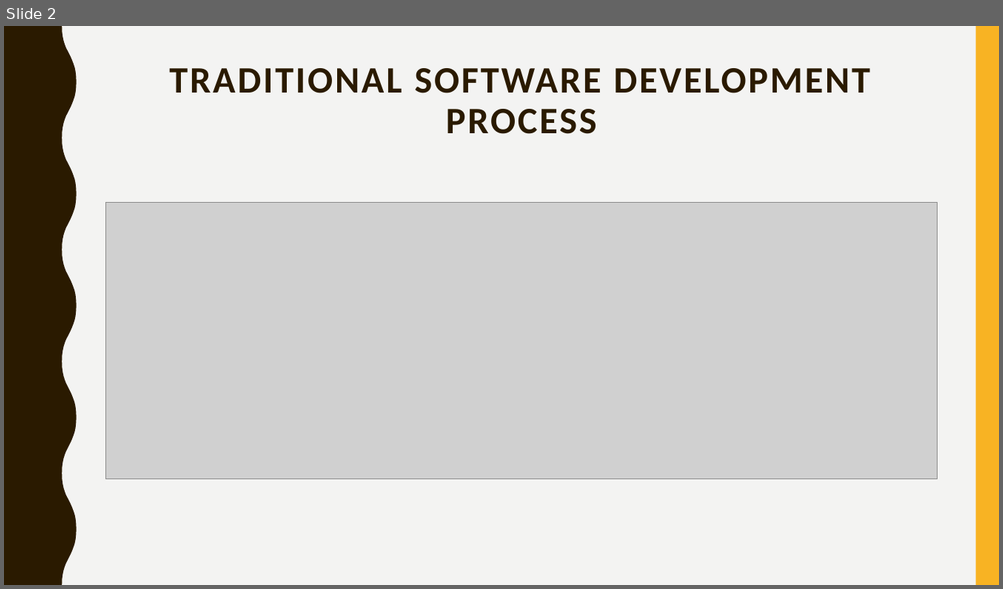
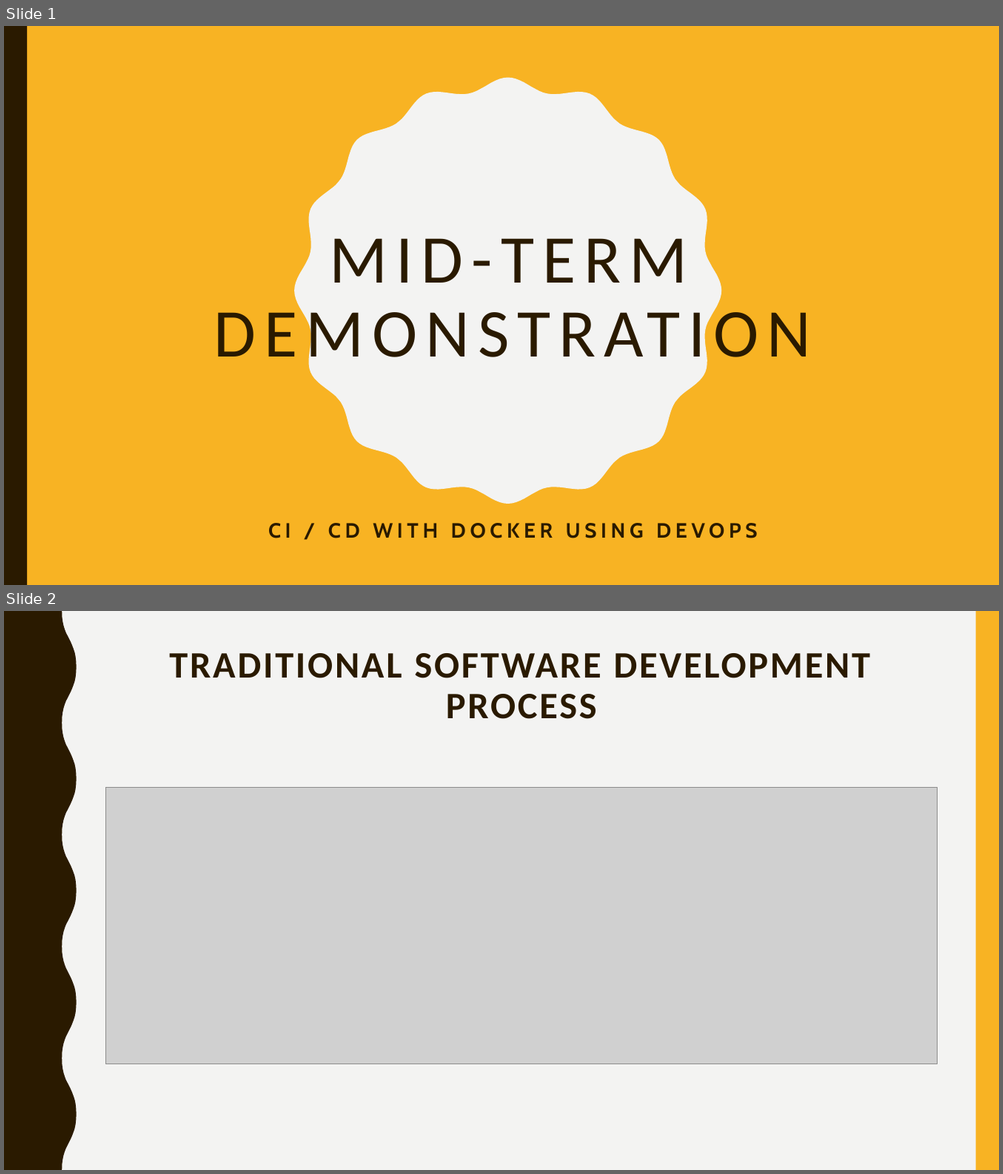
Before and after one commit to shaayaan16/segfaultshooter, a slide deck: Demo.pptx. Shown one above the other, each under a label of ours: slide 2 before the commit, slides 1 and 2 after it. The pictures are 1003x589 and 1003x1174 pixels, drawn with LibreOffice and Linux fonts; fonts in the diff are those of the drawing; grey boxes stand for pictures. Boxes give left, top, right and bottom in pixels: in the first picture for what was removed or moved away, otherwise in the second. Text is boxed around its words. In the diff, an @@ line names an element or a change of style, - is before the commit and + after.

```diff
--- a/Demo.pptx
+++ b/Demo.pptx
@@ slide 1 added at (4, 26, 999, 585), background #F8B323 @@
@@ rectangle added at (4, 26, 27, 585), fill #2A1A00 @@
@@ freeform shape added at (294, 78, 722, 504), fill #F3F3F2 @@
@@ title added at (330, 238, 688, 283), 66 pt, text #2A1A00 @@
+MID-TERM DEMONSTRATION
@@ subtitle added at (268, 523, 757, 539), 20 pt, text #2A1A00, bold @@
+CI / CD WITH DOCKER USING DEVOPS
```
Also in this commit, not shown: 5 slides changed, 1 other slide added, 2 slides removed.
